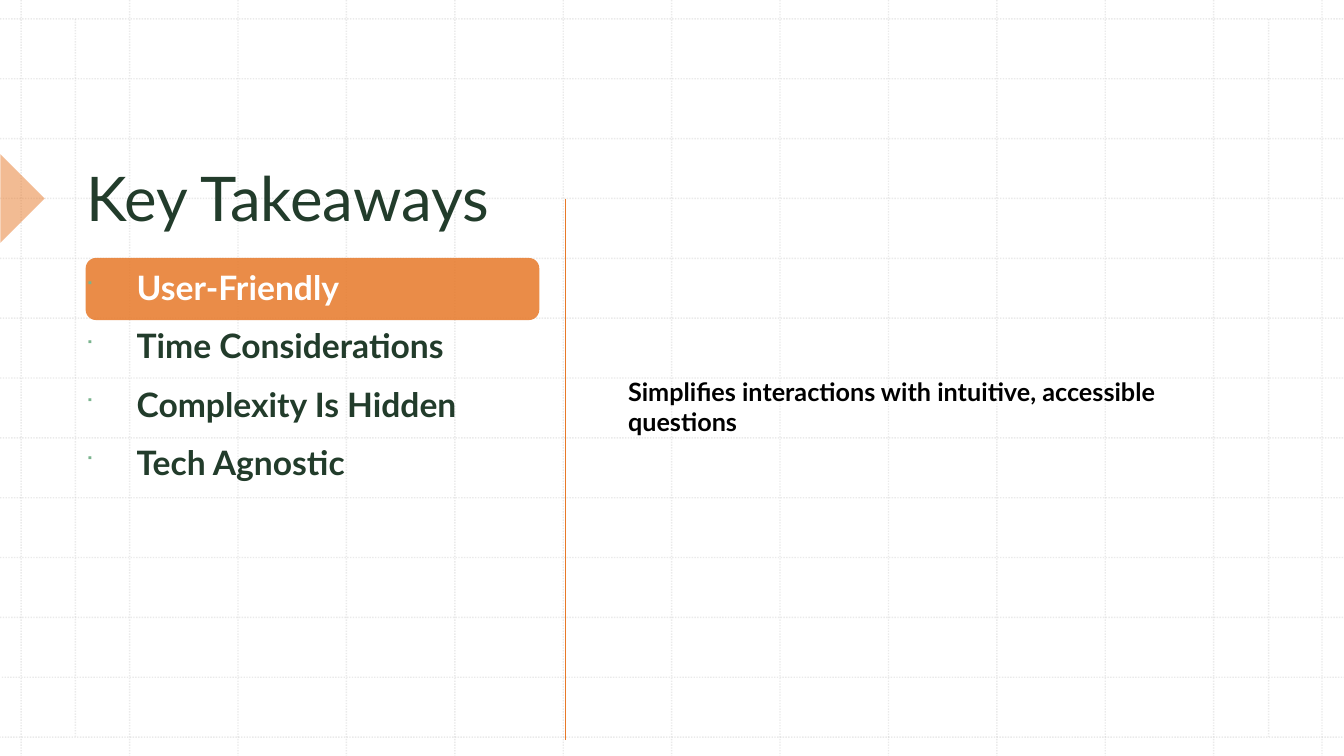
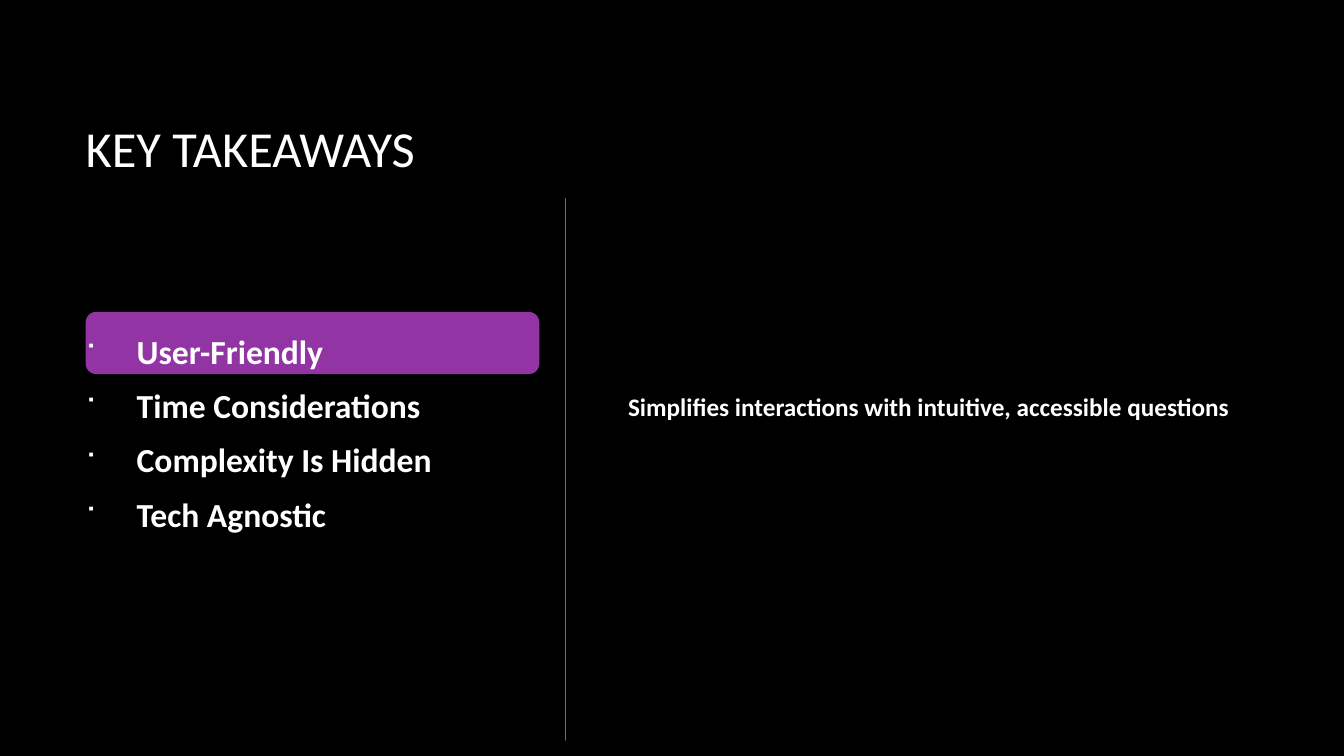
Before and after one commit to misge-dotcom/LSZ_2025, a slide deck: slide 9 of Cyber Risk from Theory to Practice LSZ2025.pptx. Drawn at 1344x756 pixels with LibreOffice and Linux fonts; fonts in the diff are those of the drawing; background and template pictures are left out. Boxes give left, top, right and bottom in pixels: in the first picture for what was removed or moved away, otherwise in the second. Text is boxed around its words. In the diff, an @@ line names an element or a change of style, - is before the commit and + after.

```diff
--- a/Cyber Risk from Theory to Practice LSZ2025.pptx
+++ b/Cyber Risk from Theory to Practice LSZ2025.pptx
@@ background #FFFFFF to picture (left out) @@
@@ group removed at <box>0,0,1344,756</box>: 28 lines @@
@@ title "KEY TAKEAWAYS" at <box>86,134,414,168</box>: vertical alignment bottom to middle @@
@@ title at <box>86,134,414,168</box>: text changed; size 44 to 36 pt; font Lato to Calibri; text colour #223C2B to #FFFFFF @@
-Key Takeaways
+KEY TAKEAWAYS
@@ right triangle removed at <box>0,154,44,243</box> @@
@@ line (566, 199) - (566, 740): stroke #E77929 0.5 pt to #AC3EC1 0.75 pt @@
@@ text "User-Friendly" at <box>137,340,431,533</box>: font Lato to Calibri; text colour #223C2B to #FFFFFF in "Time Considerations", "Complexity Is Hidden", "Tech Agnostic"; line spacing 1.1 to 1; bullet colour #7AB48E to #FFFFFF; vertical alignment top to middle @@
@@ rounded rectangle: place and size @@
-rounded rectangle at <box>86,258,539,321</box>
+rounded rectangle at <box>86,312,539,374</box>
@@ rounded rectangle at <box>86,312,539,374</box>: fill #E77929 at 85% opacity to #AC3EC1 at 85% opacity @@
@@ text "Simplifies interactions with intuitive, accessible ...": place and size @@
-text "Simplifies interactions with intuitive, accessible ..." at <box>628,382,1155,435</box>
+text "Simplifies interactions with intuitive, accessible ..." at <box>628,398,1228,420</box>
@@ text "Simplifies interactions with intuitive, accessible ..." at <box>628,398,1228,420</box>: font Lato to Calibri, text colour #000000 to #FFFFFF @@
```
Also in this commit, not shown: 12 other slides changed.
